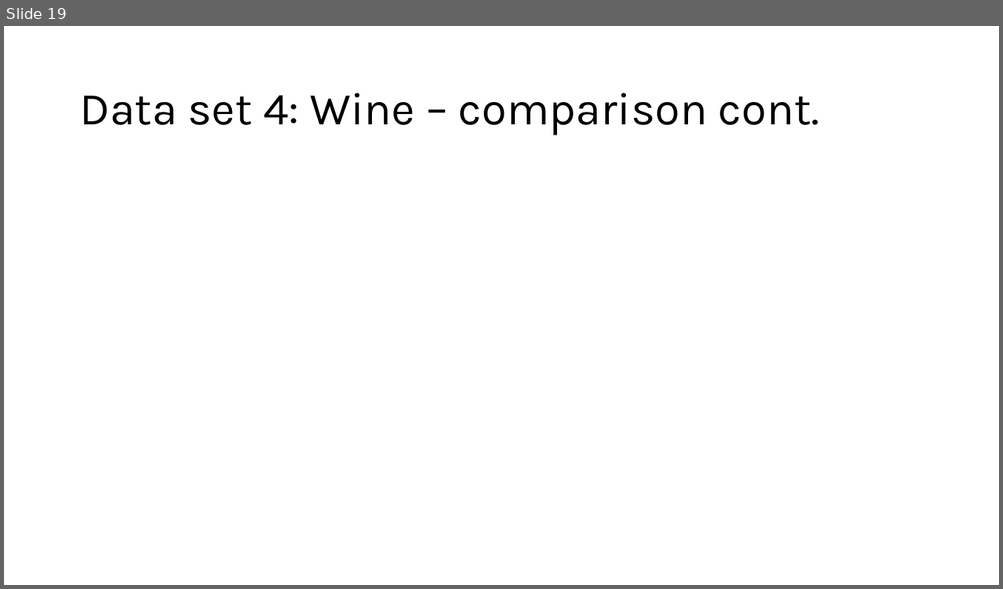
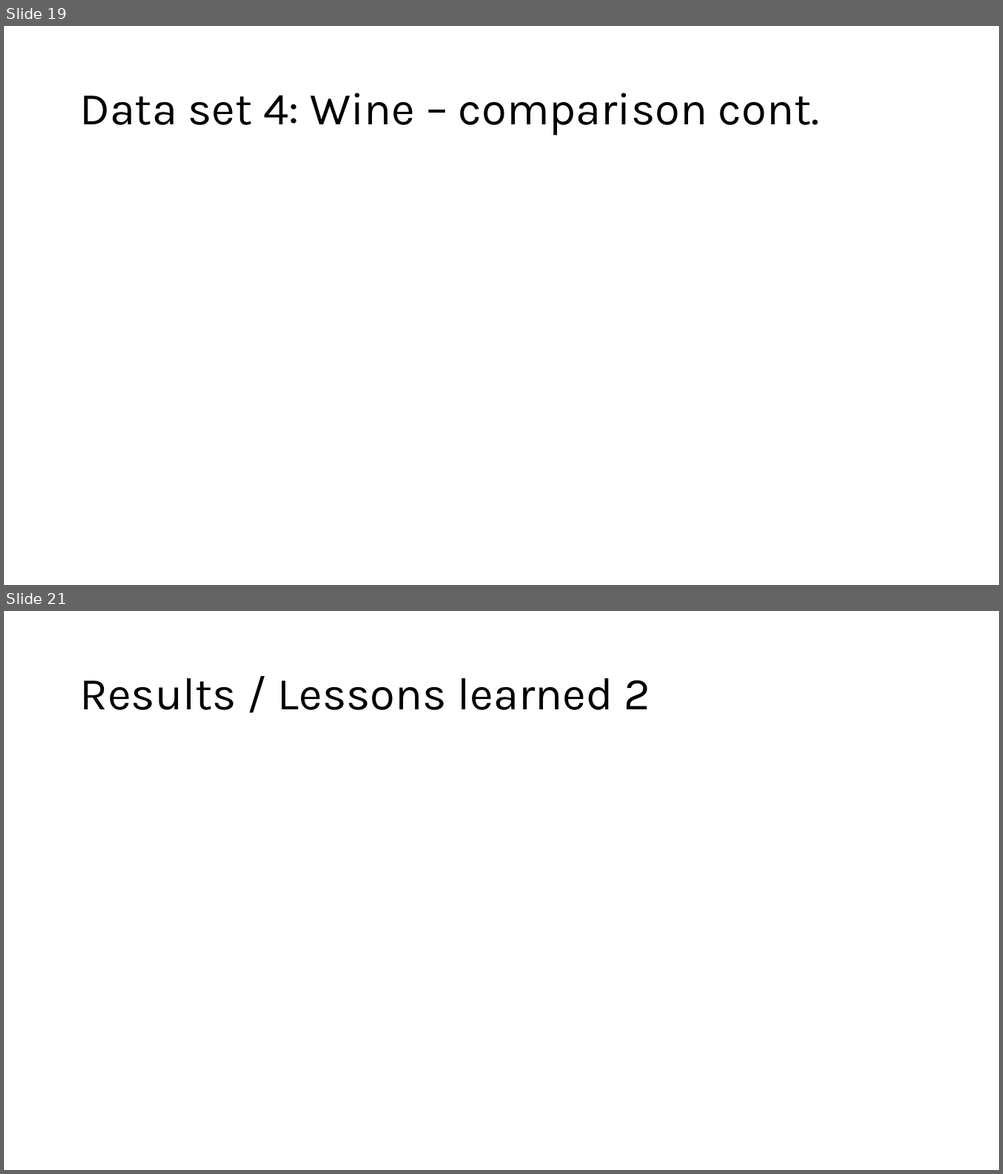
Before and after one commit to amanfc7/Machine-Learaning, a slide deck: ex3/presentation_ex_3_ver02.pptx. Shown one above the other, each under a label of ours: slide 19 before the commit, slides 19 and 21 after it; the slides between them are not shown. The pictures are 1003x589 and 1003x1174 pixels, drawn with LibreOffice and Linux fonts; fonts in the diff are those of the drawing. Boxes give left, top, right and bottom in pixels: in the first picture for what was removed or moved away, otherwise in the second. Text is boxed around its words. In the diff, an @@ line names an element or a change of style, - is before the commit and + after.

```diff
--- a/ex3/presentation_ex_3_ver02.pptx
+++ b/ex3/presentation_ex_3_ver02.pptx
@@ slide 21 added at [4,611,999,1170], background #FFFFFF @@
@@ title added at [79,678,650,710], 44 pt, text #000000 @@
+Results / Lessons learned 2
```
Also in this commit, not shown: 1 other slide added, 4 other files.
